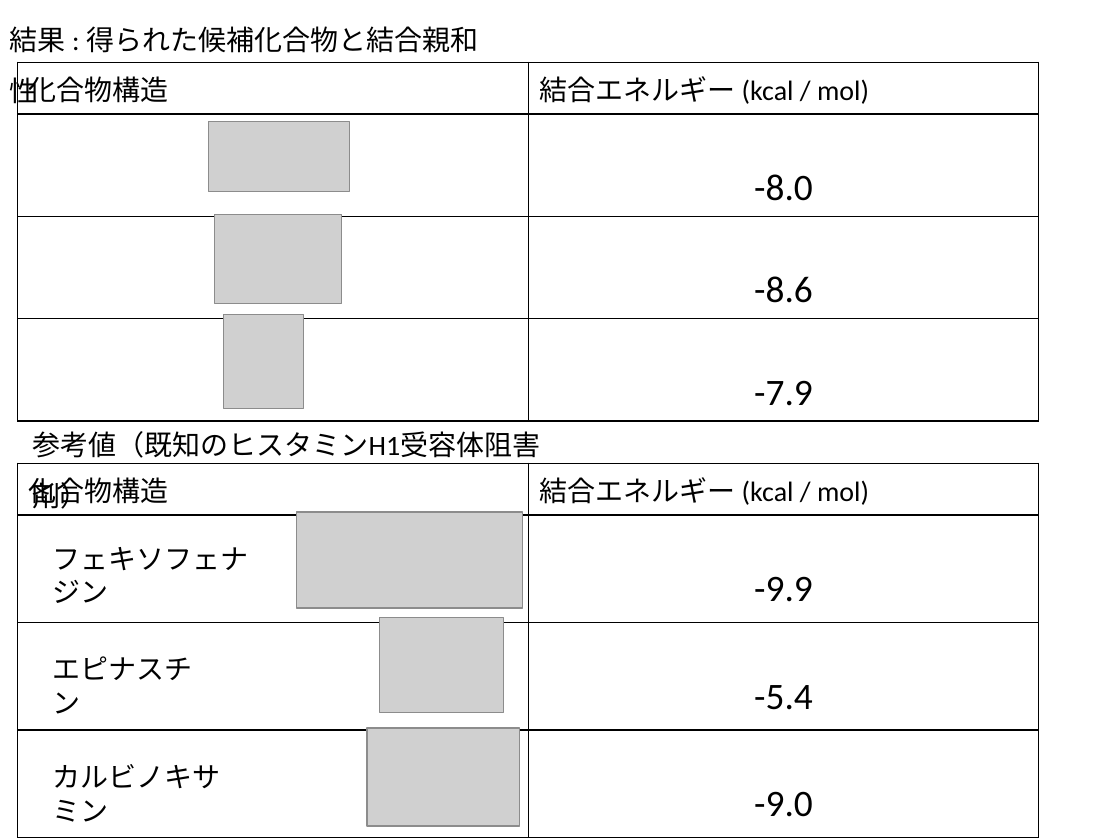
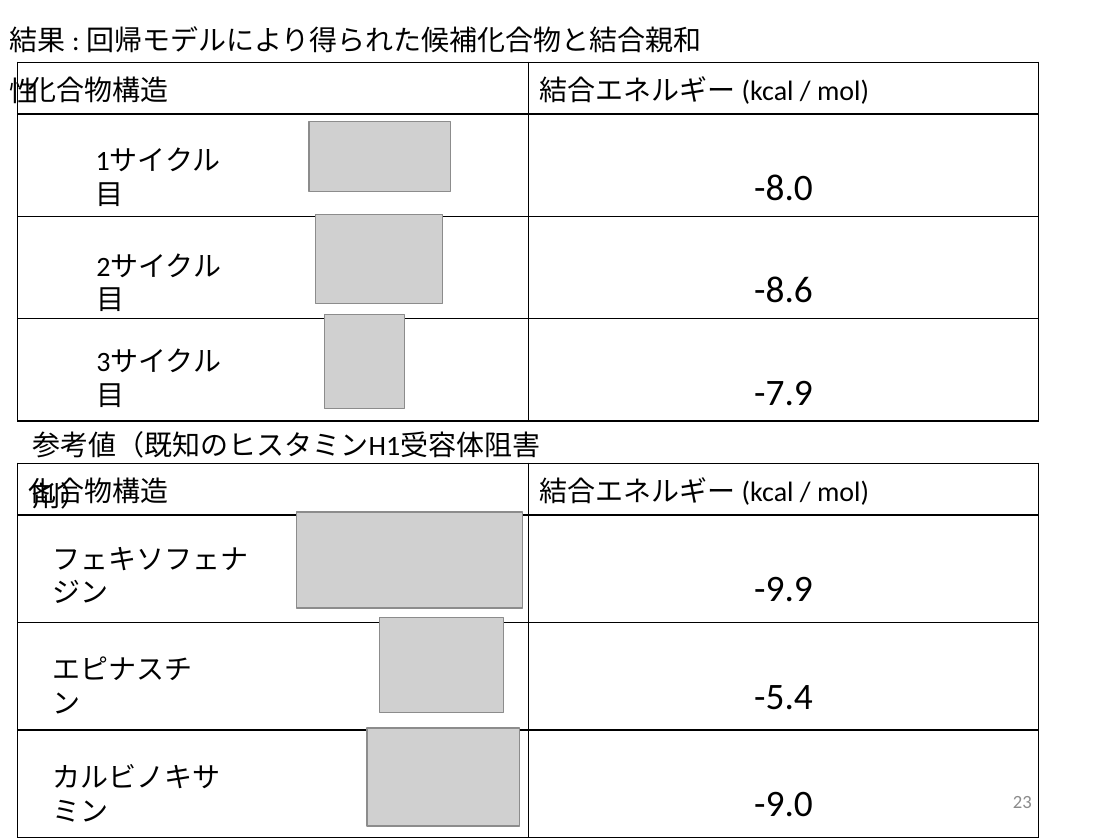
Before and after one commit to miya-dai/system_design, a slide deck: slide 23 of discussion/中間発表.pptx (slide 21 before the commit). Drawn at 1120x840 pixels with LibreOffice and Linux fonts; fonts in the diff are those of the drawing; grey boxes stand for pictures. Boxes give left, top, right and bottom in pixels: in the first picture for what was removed or moved away, otherwise in the second. Text is boxed around its words. In the diff, an @@ line names an element or a change of style, - is before the commit and + after.

```diff
--- a/discussion/中間発表.pptx
+++ b/discussion/中間発表.pptx
@@ text at box(10, 26, 701, 53): text changed @@
-結果 : 得られた候補化合物と結合親和性
+結果 : 回帰モデルにより得られた候補化合物と結合親和性
@@ text added at box(85, 138, 253, 183), 18 pt, text #000000 @@
+1サイクル目
@@ text added at box(85, 243, 253, 288), 18 pt, text #000000 @@
+2サイクル目
@@ 3 pictures: place and size @@
-3 pictures at box(208, 121, 349, 409)
+3 pictures at box(309, 121, 450, 409)
@@ text added at box(85, 338, 253, 383), 18 pt, text #000000 @@
+3サイクル目
@@ page number added at box(1013, 796, 1032, 808), 12 pt, text #8C8C8C @@
+23
```
Also in this commit, not shown: 20 other slides changed, 3 slides added, 1 slide removed, 1 other file.
